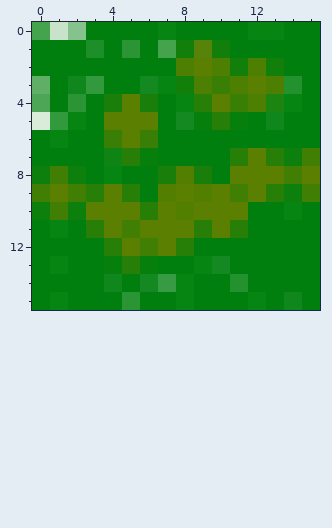
Pixel-art sprite: core/assets/grass.png. The first picture shows the starting point.
The file is 16x16 pixels. Colours within 5 levels of each other are drawn and written as one.
After the commit:
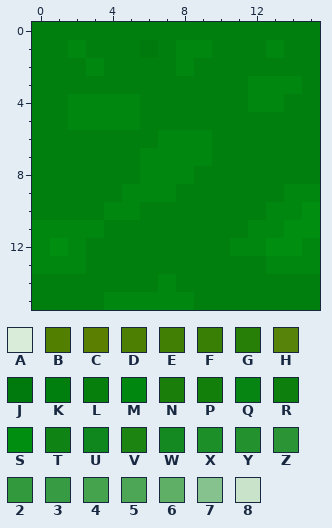
Palette (. is transparent): A #d9ecda  B #537f01  C #5a7f01  D #4c7f02  E #407f04  F #397f06  G #277f07  H #58830b  J #00790d  K #007f0e  L #077f0d  M #00870f  N #197f0a  P #137f0b  Q #068513  R #0d7f0c  S #008e10  T #0f8313  U #0f871c  V #1c8512  W #158921  X #1d8f29  Y #24912f  Z #2b9536  2 #32993d  3 #379b43  4 #45a24d  5 #4da556  6 #60af66  7 #86c28d  8 #c8e3ca
The edit:
y 0: x 0..2 487 -> KKK; x 7 Q -> K; x 12..13 QQ -> KK
y 1: x 2..3 KX -> MK; x 5..10 ZK4PHP -> KJKMMK; x 13 K -> M
y 2: x 3 K -> M; x 8..13 DCDPDP -> MKKKKK
y 3: x 0 6 -> K; x 2..3 U2 -> KK; x 6..14 WQPDFDCDY -> KKKKKKMMM
y 4: x 0 5 -> K; x 2..6 ZKNCN -> MMMMK; x 8..14 QGCFDVQ -> KKKKMMK
y 5: x 0..6 A2QKCCC -> KKMMMMK; x 8..11 WLGL -> KKKK; x 13 U -> K
y 6: x 1 Q -> K; x 4..9 FCFKKK -> KKKMMM
y 7: x 4..9 TGLKKK -> KKMMMM; x 11..15 GCGRE -> KKKKK
y 8: x 0..2 RER -> KKK; x 4 Q -> K; x 6..9 KNBN -> MMMK; x 11..15 CCCEC -> KKKKK
y 9: x 0..15 ECEGCGKBCBCECGRE -> KKKKKMMMKKKKKKMM
y 10: x 0..11 RERCCCGCBCCC -> KKKKMMKKKKKK; x 13..15 KQK -> MMS
y 11: x 0..15 KQKGCECCCGCGKKKK -> MMMMKKKKKKKKMMSS
y 12: x 0..2 KKK -> MSM; x 4..8 GCECG -> KKKKK; x 11..15 KKKKK -> MMSSM
y 13: x 0..2 KQK -> MMM; x 4..6 LGL -> KKK; x 9..10 QW -> KK; x 13..15 KKK -> MMM
y 14: x 4 U -> K; x 6..8 W3Q -> KMK; x 11 Y -> K
y 15: x 1 Q -> K; x 4..8 KZKKQ -> MMMMM; x 12 Q -> K; x 14 U -> K
Boxes around the changes in both pictures, in picture pixels (x1, y1, x2, y2):
changed: (32, 22, 320, 310)
